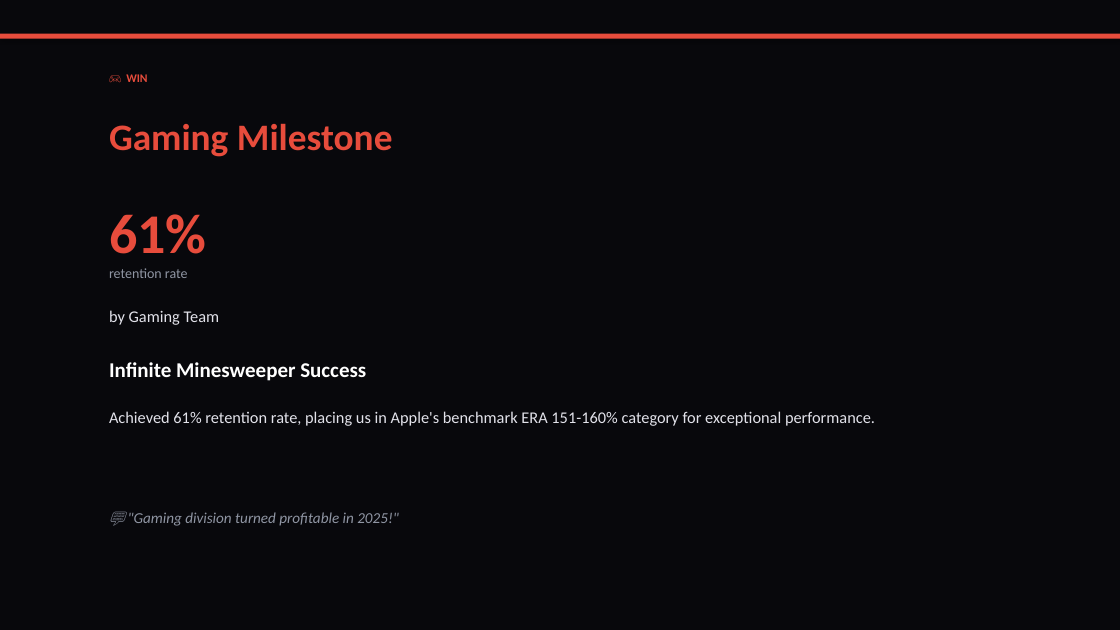
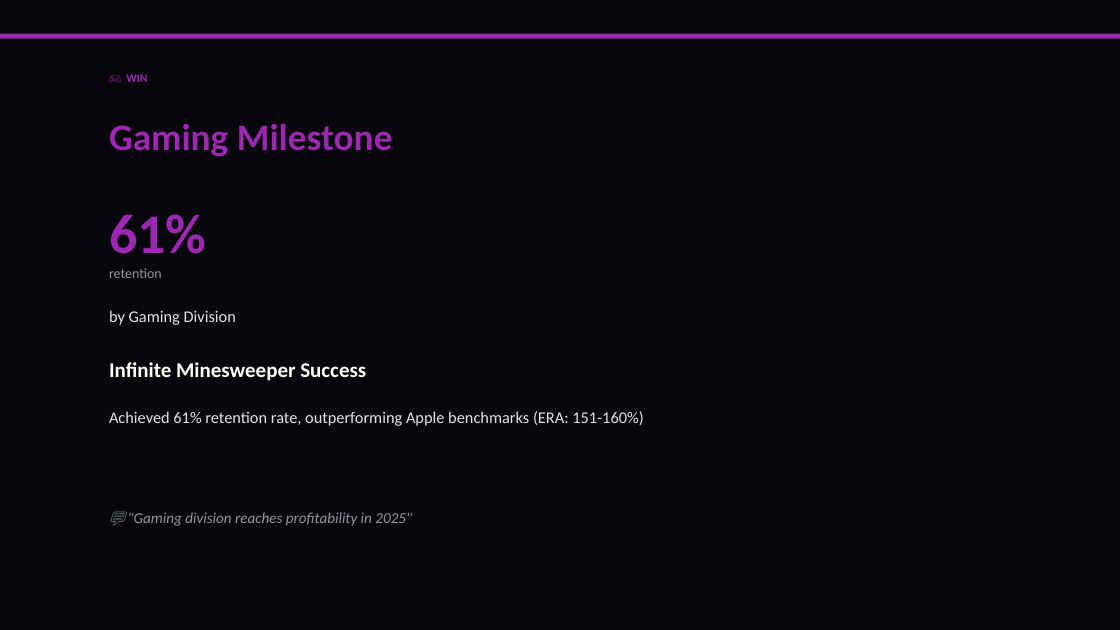
Before and after one commit to liliyagarifullina-maker/appodeal-pulse, a slide deck: slide 14 of data/archive/pulse_2026-03-12.pptx (slide 13 before the commit). Drawn at 1120x630 pixels with LibreOffice and Linux fonts; fonts in the diff are those of the drawing. Boxes give left, top, right and bottom in pixels: in the first picture for what was removed or moved away, otherwise in the second. Text is boxed around its words. In the diff, an @@ line names an element or a change of style, - is before the commit and + after.

```diff
--- a/data/archive/pulse_2026-03-12.pptx
+++ b/data/archive/pulse_2026-03-12.pptx
@@ rectangle at [0,34,1120,39]: fill #E74C3C to #9C27B0 @@
@@ text colour #E74C3C to #9C27B0 in 3 elements at [126,74,147,82], [109,124,393,157], [109,214,206,254] @@
@@ text at [109,268,162,278]: text changed @@
-retention rate
+retention
@@ text at [109,310,236,325]: text changed @@
-by Gaming Team
+by Gaming Division
@@ text at [109,411,643,426]: text changed @@
-Achieved 61% retention rate, placing us in Apple's benchmark ERA 151-160% category for exceptional performance.
+Achieved 61% retention rate, outperforming Apple benchmarks (ERA: 151-160%)
@@ text at [128,512,412,526]: text changed @@
-💬 "Gaming division turned profitable in 2025!"
+💬 "Gaming division reaches profitability in 2025"
```
Also in this commit, not shown: 14 other slides changed, 4 slides added, 2 slides removed, 2 other files.
